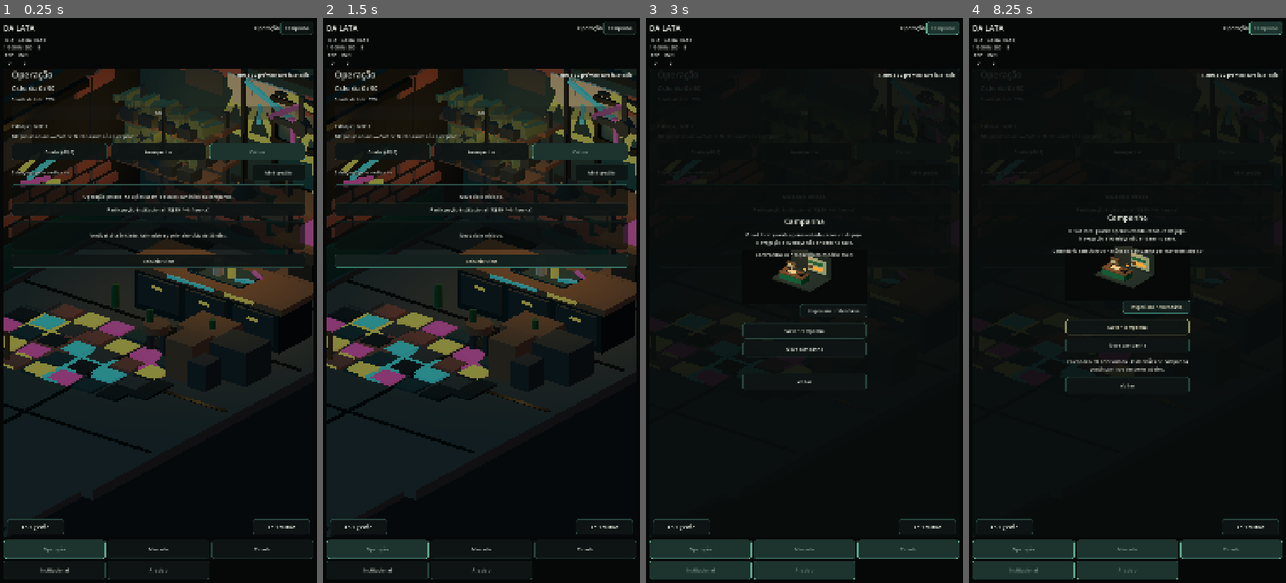
Above: before the commit, frames 1-4 (left to right).
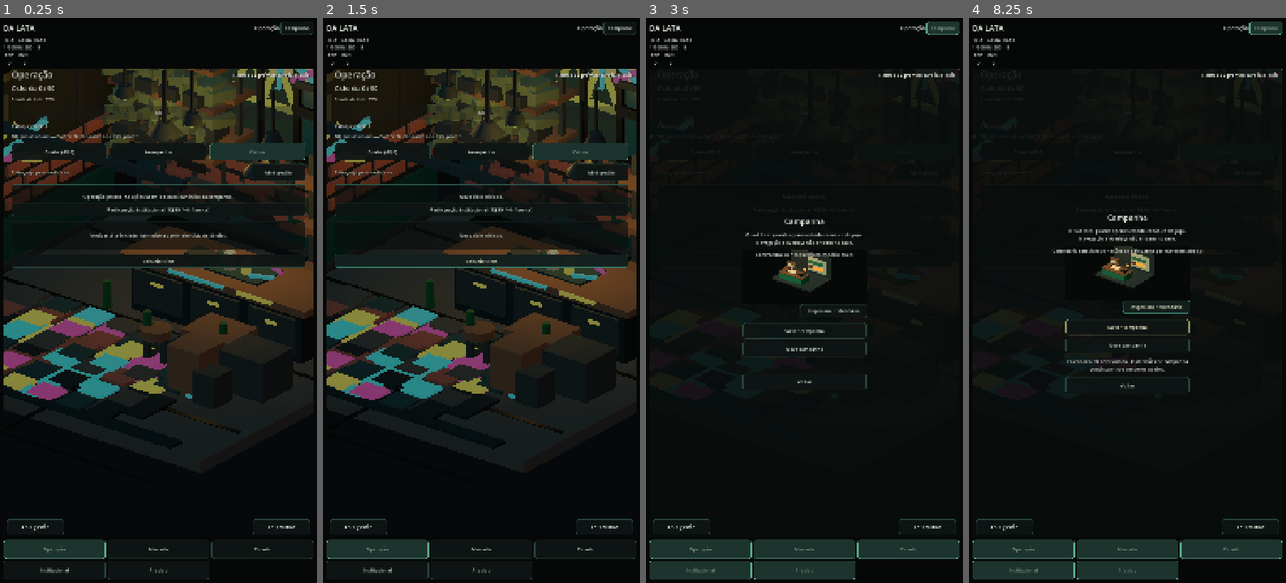
Above: after the commit, the same moments.

Repository: az1nn/growing-rio
Game: Godot game, scene res://scenes/shell/game_shell.tscn
Same seed, same stepped clock (60 frames per second), same inputs: the game is played once before the commit and once after it.
Inputs:
- Up to frame 1 (0.25 s): no input
- Up to frame 2 (1.5 s): click "Reiniciar ciclo" at 0.5 s; click "Reiniciar ciclo" at 1.25 s
- Up to frame 3 (3 s): click "Reiniciar ciclo" at 2 s; click "Campanha" at 2.75 s
- Up to frame 4 (8.25 s): click "Abrir gestão" at 3.5 s; click "Abrir cultivo" at 4.25 s; click "Cuidar (-R$5)" at 5 s; click "Avançar dia" at 5.75 s; click "Abrir gestão" at 6.5 s; click "Participação institucional (-…" at 7.25 s; click "Inspecionar calendário" at 8 s

The runs differ from the first frame. In frame 1, 20% of the frame differs, in the area x 1-99%, y 9-81%; in frame 2, 20%; in frame 3, less than 0.1%; in frame 4, less than 0.1%.

Commit message:
feat(012): compact Operation composition for Revision 7

Diff:
--- a/scenes/visual/operation_diorama.gd
+++ b/scenes/visual/operation_diorama.gd
@@ -19,7 +19,7 @@
 
 const V1_CAMERA_POSITION := Vector3(6.5, 5.4, 8.5)
 const V1_CAMERA_ROTATION := Vector3(-0.43, 0.66, 0.0)
-const V1_CAMERA_SIZE := 6.15
+const V1_CAMERA_SIZE := 5.15
 const V1_OPERATION_PIXEL_SHRINK := 3
 
 const V1_WORKBENCH_MATERIAL_ROLES := {
@@ -104,6 +104,7 @@
     V1PixelRenderPolicy.apply(self, viewport, V1_OPERATION_PIXEL_SHRINK)
     _configure_v1_camera()
     _configure_v1_composition()
+    _configure_v1_compact_shell()
     _apply_v1_shell_materials()
     _apply_v1_cluster_materials()
     _configure_v1_environment()
@@ -181,6 +182,31 @@
         Vector3(4.35, 0.0, -1.95),
     )
 
+func _configure_v1_compact_shell() -> void:
+    # Revision 7: remove the long runway/platform read and make Operation feel
+    # like the compact cutaway room in the accepted concept. This is visual-only:
+    # interaction nodes and gameplay ownership remain untouched.
+    var world := $Viewport/World
+    var floor := world.get_node_or_null("Floor") as MeshInstance3D
+    if floor != null:
+        floor.scale.z = 0.66
+        floor.position.z = 0.10
+
+    for node_name in [
+        "ForegroundApron",
+        "ForegroundApronEdge",
+        "ForegroundServicePlinth",
+        "ForegroundServiceRailLeft",
+        "ForegroundServiceRailRight",
+        "ForegroundServiceEdge",
+        "ForegroundServiceLanding",
+        "ForegroundServiceLandingEdge",
+    ]:
+        var node := world.get_node_or_null(node_name) as Node3D
+        if node != null:
+            node.visible = false
+
+
 func _translate_nodes(node_names: Array, delta: Vector3) -> void:
     var world := $Viewport/World
     for node_name in node_names:
@@ -193,8 +219,8 @@
     if environment == null:
         return
     environment.background_color = Color.from_string("#090D12", Color.BLACK)
-    environment.ambient_light_color = Color.from_string("#776B70", Color.WHITE)
-    environment.ambient_light_energy = 1.52
+    environment.ambient_light_color = Color.from_string("#8B7467", Color.WHITE)
+    environment.ambient_light_energy = 1.82
 
 func _build_v1_dense_dressing() -> void:
     var world := $Viewport/World
@@ -331,6 +357,7 @@
     _add_box(dressing, "WorkbenchEdgeAmber", Vector3(1.78, 1.02, -0.18), Vector3(0.72, 0.055, 0.055), &"accent_amber")
     _build_v1_revision5_detail(dressing)
     _build_v1_revision6_detail(dressing)
+    _build_v1_revision7_detail(dressing)
 
 func _build_v1_revision5_detail(dressing: Node3D) -> void:
     # Revision 5: replace remaining macro-block emptiness with authored micro-density.
@@ -515,6 +542,138 @@
     _add_box(dressing, "R6StoolLegB", Vector3(0.89, 0.28, 1.12), Vector3(0.09, 0.58, 0.09), &"painted_metal")
     _add_box(dressing, "R6ForegroundCrateA", Vector3(1.85, 0.42, 1.52), Vector3(0.68, 0.82, 0.68), &"repaired_wood")
     _add_box(dressing, "R6ForegroundCrateB", Vector3(2.38, 0.28, 1.72), Vector3(0.46, 0.56, 0.50), &"painted_metal")
+
+func _build_v1_revision7_detail(dressing: Node3D) -> void:
+    # Revision 7: compact-room parity pass. The accepted concept is defined by
+    # a dense vertical shell, warm hanging practicals, a three-tier left rack,
+    # a packed right supply wall, and a short threshold rather than a long stage.
+
+    # Stronger room envelope / cutaway frame.
+    _add_box(dressing, "R7RoofBeamBack", Vector3(0.0, 4.48, -3.48), Vector3(7.15, 0.18, 0.18), &"structural_dark")
+    _add_box(dressing, "R7RoofBeamLeft", Vector3(-3.28, 4.40, -0.20), Vector3(0.18, 0.18, 6.55), &"structural_dark")
+    _add_box(dressing, "R7RoofBeamFront", Vector3(-0.30, 4.33, 2.72), Vector3(5.70, 0.16, 0.16), &"painted_metal")
+    _add_box(dressing, "R7FrontThreshold", Vector3(-0.10, -0.04, 3.50), Vector3(6.20, 0.16, 0.30), &"structural_dark")
+
+    # Third rack tier closes the large empty upper-left field.
+    _add_box(dressing, "R7RackShelfTop", Vector3(-2.18, 3.35, -3.02), Vector3(2.20, 0.10, 0.56), &"repaired_wood")
+    for slot in range(5):
+        var px := -2.95 + float(slot) * 0.39
+        _add_box(
+            dressing,
+            "R7RackPlanterTop_%02d" % slot,
+            Vector3(px, 3.53, -2.76),
+            Vector3(0.28, 0.20, 0.30),
+            &"painted_metal",
+        )
+        for leaf in range(4):
+            var leaf_x := px + (float(leaf) - 1.5) * 0.09
+            var leaf_y := 3.78 + (0.08 if leaf % 2 == 0 else 0.0)
+            var leaf_rot := -0.72 + float(leaf) * 0.48
+            _add_box(
+                dressing,
+                "R7RackLeafTop_%02d_%02d" % [slot, leaf],
+                Vector3(leaf_x, leaf_y, -2.70),
+                Vector3(0.11, 0.11, 0.40),
+                &"foliage_muted",
+                Vector3(0.0, leaf_rot, 0.22 - float(leaf) * 0.14),
+            )
+
+    # Smaller leaf clusters along the rack sides increase the pixel silhouette
+    # without reintroducing the old oversized foreground plants.
+    for index in range(10):
+        var side_y := 1.65 + float(index % 5) * 0.43
+        var side_z := -2.88 + float(index / 5) * 0.30
+        _add_box(
+            dressing,
+            "R7RackSideLeaf_%02d" % index,
+            Vector3(-3.05 + 0.10 * float(index % 2), side_y, side_z),
+            Vector3(0.12, 0.12, 0.38),
+            &"foliage_muted",
+            Vector3(0.0, -0.55 + 0.18 * float(index % 4), 0.32),
+        )
+
+    # Packed right-hand object wall, closer to the accepted workshop rhythm.
+    var supply_roles: Array[StringName] = [
+        &"off_white", &"accent_amber", &"painted_metal", &"accent_cyan", &"brick_coral",
+    ]
+    for tier in range(4):
+        for slot in range(7):
+            var sx := 1.50 + float(slot) * 0.25
+            var sy := 1.10 + float(tier) * 0.48
+            var role := supply_roles[(tier * 2 + slot) % supply_roles.size()]
+            _add_box(
+                dressing,
+                "R7Supply_%02d_%02d" % [tier, slot],
+                Vector3(sx, sy, -2.86),
+                Vector3(0.14, 0.20 + 0.04 * float((tier + slot) % 3), 0.14),
+                role,
+            )
+
+    # Repeated warm practicals create the amber pool hierarchy seen in concept.
+    for index in range(3):
+        var lx := -1.65 + float(index) * 1.55
+        var lz := -1.10 + 0.18 * float(index % 2)
+        _add_box(
+            dressing,
+            "R7PendantCord_%02d" % index,
+            Vector3(lx, 3.95, lz),
+            Vector3(0.035, 0.82, 0.035),
+            &"structural_dark",
+        )
+        _add_cylinder(
+            dressing,
+            "R7PendantShade_%02d" % index,
+            Vector3(lx, 3.52, lz),
+            0.11,
+            0.18,
+            0.18,
+            &"painted_metal",
+        )
+        _add_sphere(
+            dressing,
+            "R7PendantBulb_%02d" % index,
+            Vector3(lx, 3.41, lz),
+            0.075,
+            &"accent_amber",
+        )
+        _add_point_light(
+            dressing,
+            "R7PendantLight_%02d" % index,
+            Vector3(lx, 3.30, lz),
+            &"accent_amber",
+            2.15,
+            3.00,
+        )
+
+    # Compact floor patch field occupies the room, not a long empty runway.
+    var floor_roles: Array[StringName] = [
+        &"worn_concrete", &"brick_coral", &"petrol_shadow", &"accent_amber", &"accent_cyan", &"accent_magenta",
+    ]
+    for row in range(3):
+        for column in range(8):
+            var tx := -2.55 + float(column) * 0.68
+            var tz := 0.35 + float(row) * 0.66
+            _add_box(
+                dressing,
+                "R7FloorPatch_%02d_%02d" % [row, column],
+                Vector3(tx, 0.043, tz),
+                Vector3(0.52, 0.050, 0.48),
+                floor_roles[(row + column * 2) % floor_roles.size()],
+            )
+
+    # Short exterior landing and pavers keep the urban threshold without the
+    # previous multi-screen service platform.
+    _add_box(dressing, "R7LandingA", Vector3(-2.62, -0.14, 4.12), Vector3(1.90, 0.18, 0.72), &"worn_concrete")
+    _add_box(dressing, "R7LandingB", Vector3(-2.75, -0.28, 4.65), Vector3(2.15, 0.20, 0.62), &"brick_coral")
+    for index in range(6):
+        _add_box(
+            dressing,
+            "R7StreetPaver_%02d" % index,
+            Vector3(-1.85 + float(index % 3) * 0.62, -0.37, 5.00 + float(index / 3) * 0.48),
+            Vector3(0.50, 0.12, 0.38),
+            &"structural_dark" if index % 2 == 0 else &"worn_concrete",
+        )
+
 
 func _configure_v1_pixel_foliage() -> void:
     var world := $Viewport/World
@@ -651,10 +810,10 @@
     var cyan := V1MaterialVocabulary.make_standard(&"accent_cyan")
     var amber := V1MaterialVocabulary.make_standard(&"accent_amber")
     cool_key.light_color = cyan.albedo_color
-    cool_key.light_energy = 0.98
+    cool_key.light_energy = 0.78
     warm_practical.light_color = amber.albedo_color
-    warm_practical.light_energy = 3.15
-    warm_practical.omni_range = 6.8
+    warm_practical.light_energy = 4.10
+    warm_practical.omni_range = 5.8
 
 func activate_primary_object() -> void:
     activation_count += 1
